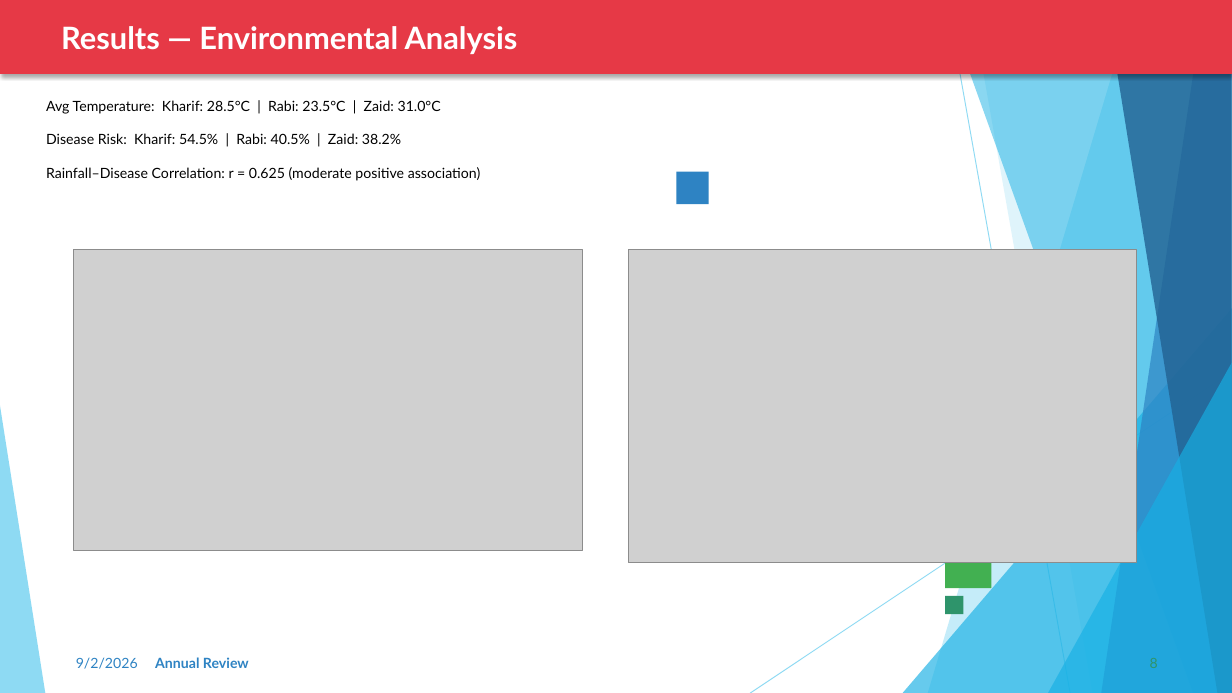
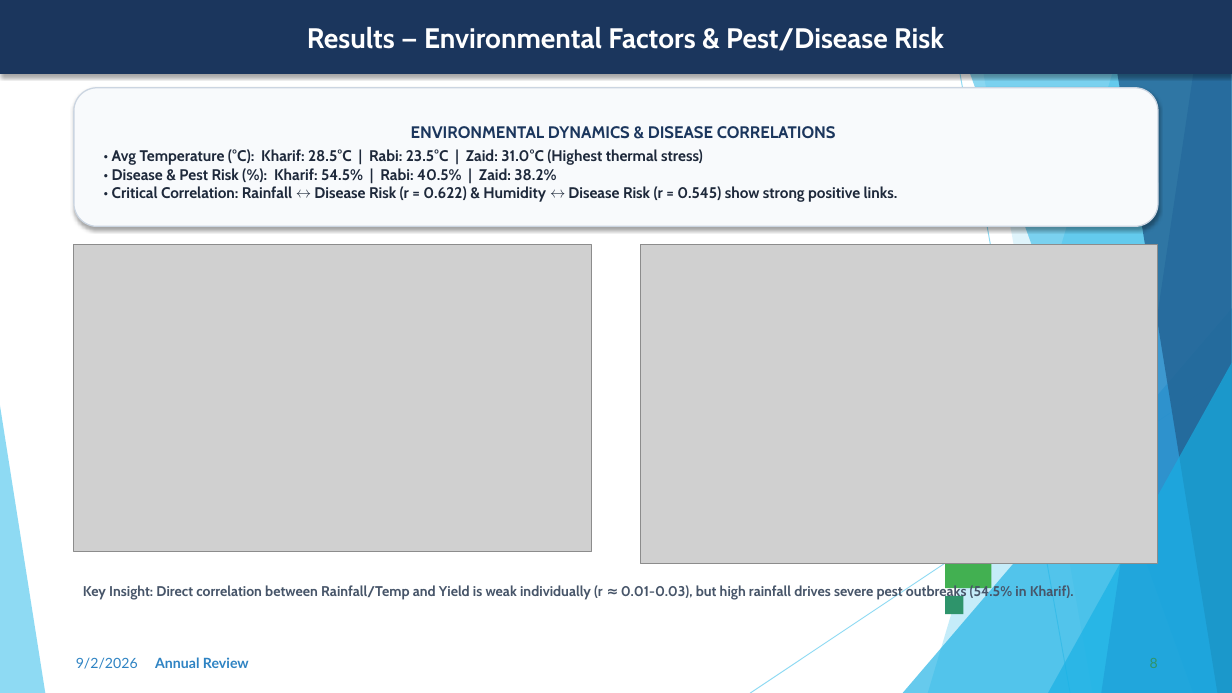
Before and after one commit to krishna3163/Seasonal-Agriculture-Performance-Analysis, a slide deck: slide 8 of VOIS_Project_PPT.pptx. Drawn at 1232x693 pixels with LibreOffice and Linux fonts; fonts in the diff are those of the drawing; grey boxes stand for pictures. Boxes give left, top, right and bottom in pixels: in the first picture for what was removed or moved away, otherwise in the second. Text is boxed around its words. In the diff, an @@ line names an element or a change of style, - is before the commit and + after.

```diff
--- a/VOIS_Project_PPT.pptx
+++ b/VOIS_Project_PPT.pptx
@@ rectangle "Results — Environmental Factors & ..." at (0, 0, 1232, 74): fill #E63946 to #1B365D; outline none to #1B365D 1 pt @@
@@ text in rectangle at (307, 27, 944, 51): text changed; size 24 to 22 pt; font Lato to Cabin @@
-Results — Environmental Analysis
+Results — Environmental Factors & Pest/Disease Risk
@@ rounded rectangle "ENVIRONMENTAL DYNAMICS & DISEASE CORRELATIONS": place and size @@
-rounded rectangle "ENVIRONMENTAL DYNAMICS & DISEASE CORRELATIONS" at (46, 100, 481, 181)
+rounded rectangle "ENVIRONMENTAL DYNAMICS & DISEASE CORRELATIONS" at (74, 88, 1158, 226)
@@ rounded rectangle "ENVIRONMENTAL DYNAMICS & DISEASE CORRELATIONS" at (74, 88, 1158, 226): vertical alignment top to middle; fill none to #F8FAFC; outline none to #CBD5E1 1 pt; shadow on @@
@@ text in rounded rectangle at (112, 126, 898, 202): text changed; size 11 to 12 pt; font Lato to Cabin; text colour #000000 to #1E293B; bold on @@
-Avg Temperature: Kharif: 28.5°C | Rabi: 23.5°C | Zaid: 31.0°C
-Disease Risk: Kharif: 54.5% | Rabi: 40.5% | Zaid: 38.2%
-Rainfall–Disease Correlation: r = 0.625 (moderate positive association)
+ENVIRONMENTAL DYNAMICS & DISEASE CORRELATIONS
+• Avg Temperature (°C): Kharif: 28.5°C | Rabi: 23.5°C | Zaid: 31.0°C (Highest thermal stress)
+• Disease & Pest Risk (%): Kharif: 54.5% | Rabi: 40.5% | Zaid: 38.2%
+• Critical Correlation: Rainfall ↔ Disease Risk (r = 0.622) & Humidity ↔ Disease Risk (r = 0.545) show strong positive links.
@@ rectangle removed at (677, 172, 709, 204) @@
@@ picture: place and size @@
-picture at (74, 250, 582, 551)
+picture at (74, 245, 592, 552)
@@ picture: place and size @@
-picture at (628, 250, 1137, 563)
+picture at (640, 245, 1158, 564)
@@ text added at (83, 584, 1074, 600), 11 pt, text #475569, bold @@
+Key Insight: Direct correlation between Rainfall/Temp and Yield is weak individually (r ≈ 0.01-0.03), but high rainfall drives severe pest outbreaks (54.5% in Kharif).
```
Also in this commit, not shown: 13 other slides changed.
